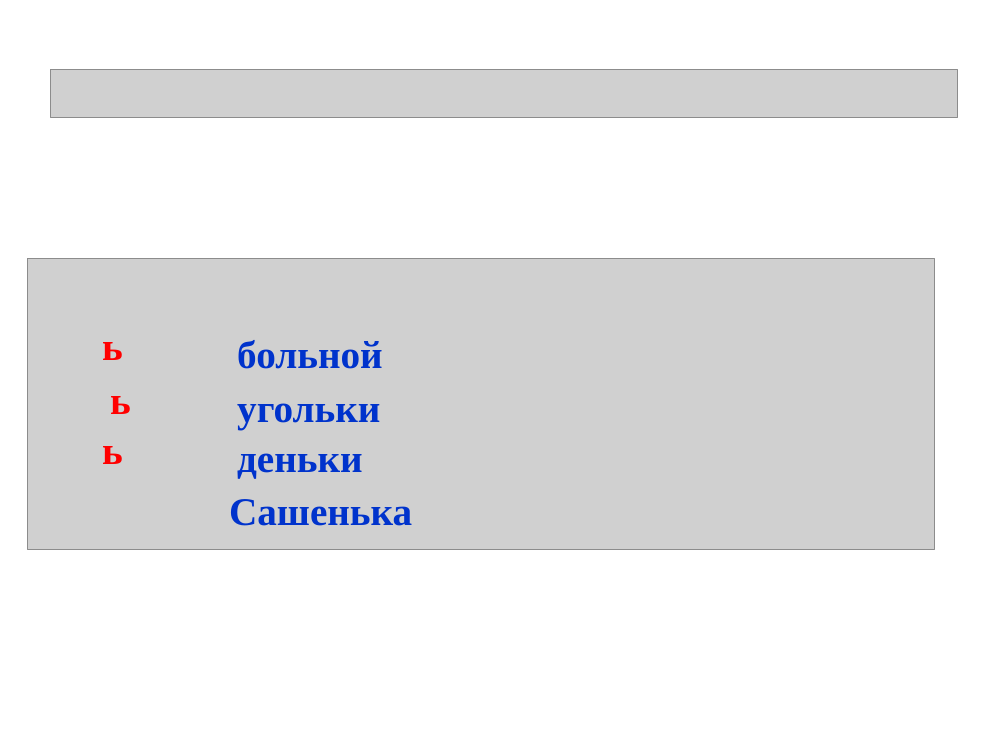
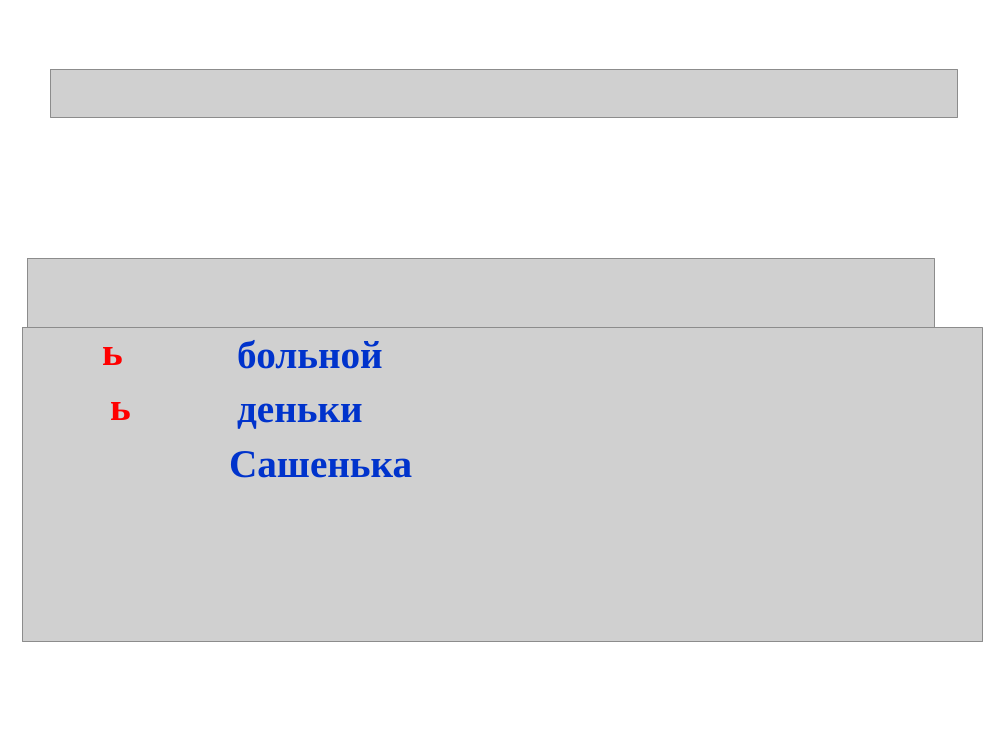
Before and after one commit to dkuzminov/polnikova, a slide deck: slide 8 of Дидактическая тетрадь. 2 класс/1 вариант/Контрольная работа 2.ppt. Drawn at 1008x756 pixels with LibreOffice and Linux fonts; fonts in the diff are those of the drawing; grey boxes stand for pictures. Boxes give left, top, right and bottom in pixels: in the first picture for what was removed or moved away, otherwise in the second. Text is boxed around its words. In the diff, an @@ line names an element or a change of style, - is before the commit and + after.

```diff
--- a/Дидактическая тетрадь. 2 класс/1 вариант/Контрольная работа 2.ppt
+++ b/Дидактическая тетрадь. 2 класс/1 вариант/Контрольная работа 2.ppt
@@ picture added at bbox=[22, 328, 983, 641] @@
@@ text "ь": place and size @@
-text "ь" at bbox=[102, 342, 123, 360]
+text "ь" at bbox=[102, 347, 123, 365]
@@ text "ь": place and size @@
-text "ь" at bbox=[110, 396, 131, 414]
+text "ь" at bbox=[110, 402, 131, 420]
@@ text "деньки": place and size @@
-text "деньки" at bbox=[237, 453, 363, 479]
+text "деньки" at bbox=[237, 403, 363, 429]
@@ text removed at bbox=[237, 403, 380, 430] @@
-угольки
@@ text removed at bbox=[102, 446, 123, 464] @@
-ь
@@ text "Сашенька": place and size @@
-text "Сашенька" at bbox=[229, 499, 412, 526]
+text "Сашенька" at bbox=[229, 451, 412, 478]
```
Also in this commit, not shown: 1 other slide changed, 1 other file.
